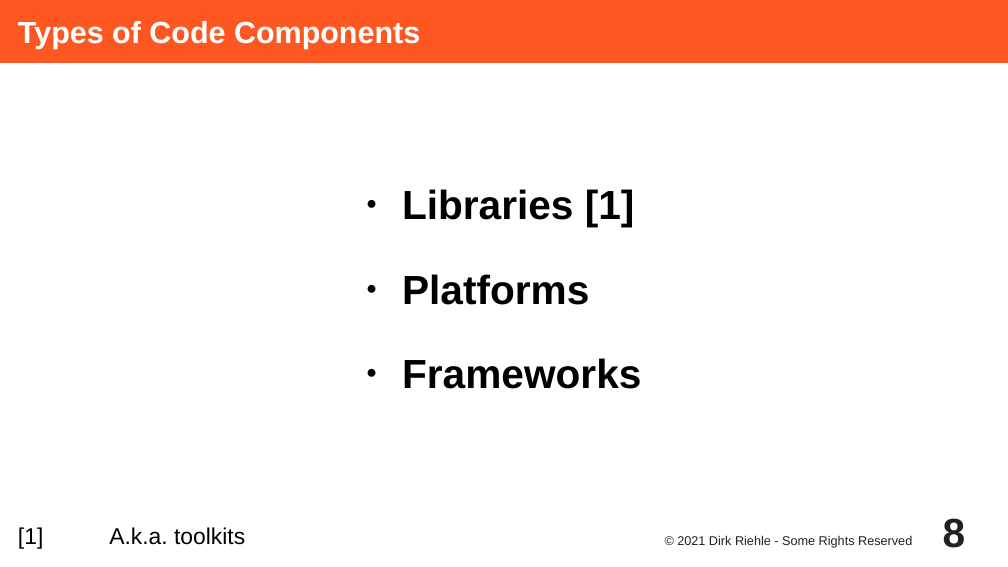
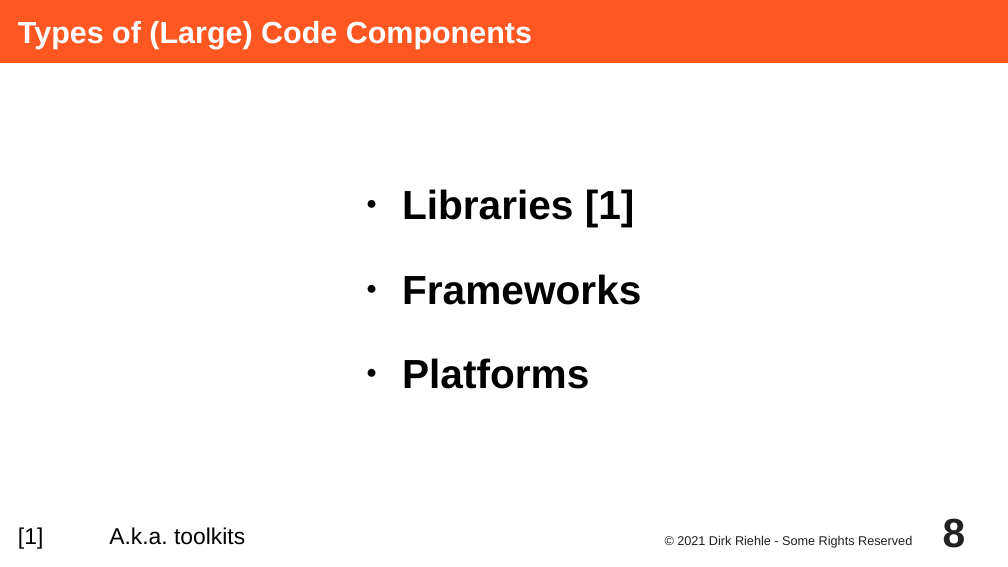
Before and after one commit to dirkriehle/adap-course, a slide deck: slide 8 of Lecture Slides/ADAP C11 - Object-oriented Frameworks.odp. Drawn at 1008x567 pixels with LibreOffice and Linux fonts; fonts in the diff are those of the drawing. Boxes give left, top, right and bottom in pixels: in the first picture for what was removed or moved away, otherwise in the second. Text is boxed around its words. In the diff, an @@ line names an element or a change of style, - is before the commit and + after.

```diff
--- a/Lecture Slides/ADAP C11 - Object-oriented Frameworks.odp
+++ b/Lecture Slides/ADAP C11 - Object-oriented Frameworks.odp
@@ title at (18, 21, 532, 49): text changed @@
-Types of Code Components
+Types of (Large) Code Components
@@ subtitle at (402, 274, 641, 305): paragraph added @@
+● Frameworks
@@ subtitle at (402, 358, 641, 389): paragraph removed @@
-● Frameworks
```
Also in this commit, not shown: 7 other slides changed, 21 other files.
